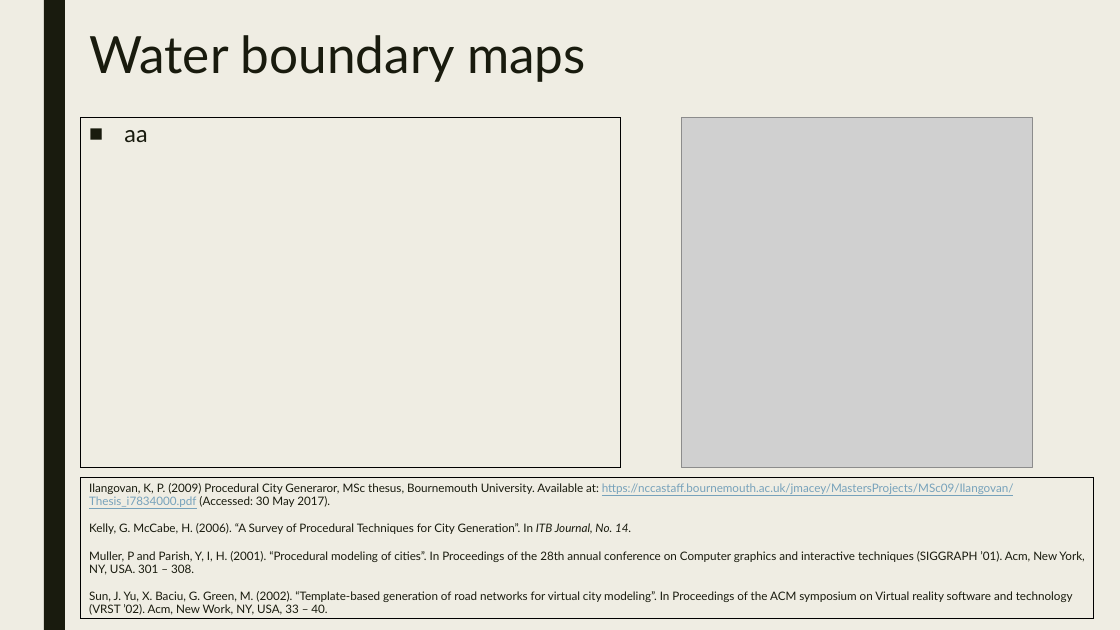
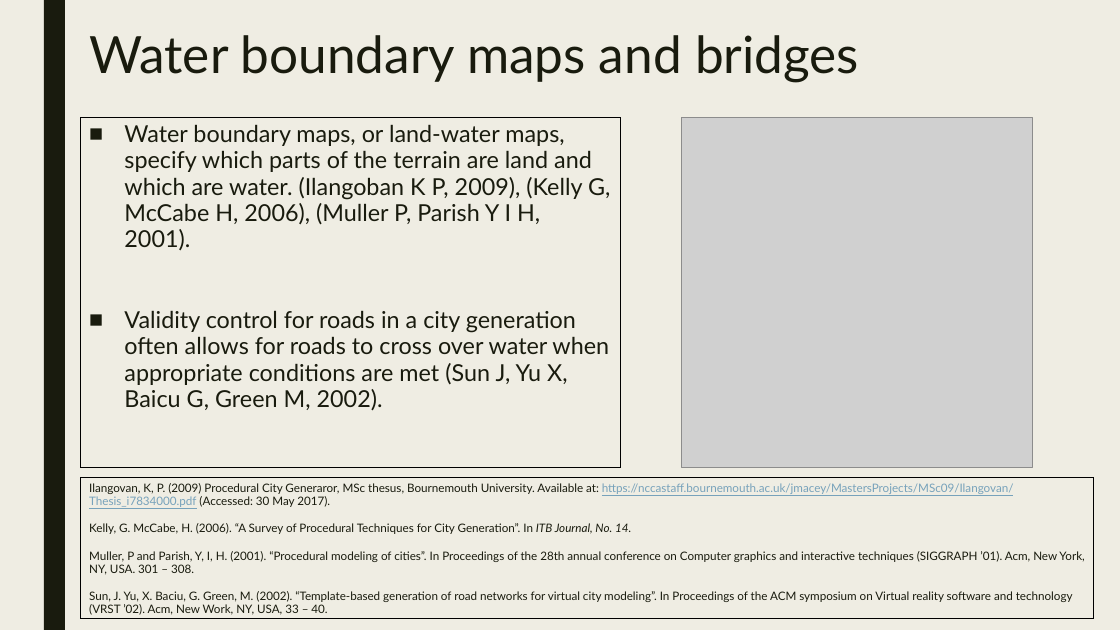
Before and after one commit to JosephBarber96/FinalProject, a slide deck: slide 14 of Presentation.pptx (slide 12 before the commit). Drawn at 1120x630 pixels with LibreOffice and Linux fonts; fonts in the diff are those of the drawing; grey boxes stand for pictures. Boxes give left, top, right and bottom in pixels: in the first picture for what was removed or moved away, otherwise in the second. Text is boxed around its words. In the diff, an @@ line names an element or a change of style, - is before the commit and + after.

```diff
--- a/Presentation.pptx
+++ b/Presentation.pptx
@@ title at [89,35,859,83]: text changed @@
-Water boundary maps
+Water boundary maps and bridges
@@ text in rectangle at [124,124,610,411]: text changed @@
-■ aa
+■ Water boundary maps, or land-water maps, specify which parts of the terrain are land and which are water. (Ilangoban K P, 2009), (Kelly G, McCabe H, 2006), (Muller P, Parish Y I H, 2001).
+■ Validity control for roads in a city generation often allows for roads to cross over water when appropriate conditions are met (Sun J, Yu X, Baicu G, Green M, 2002).
```
Also in this commit, not shown: 12 other slides changed, 6 slides added, 2 slides removed, 1 other file.
